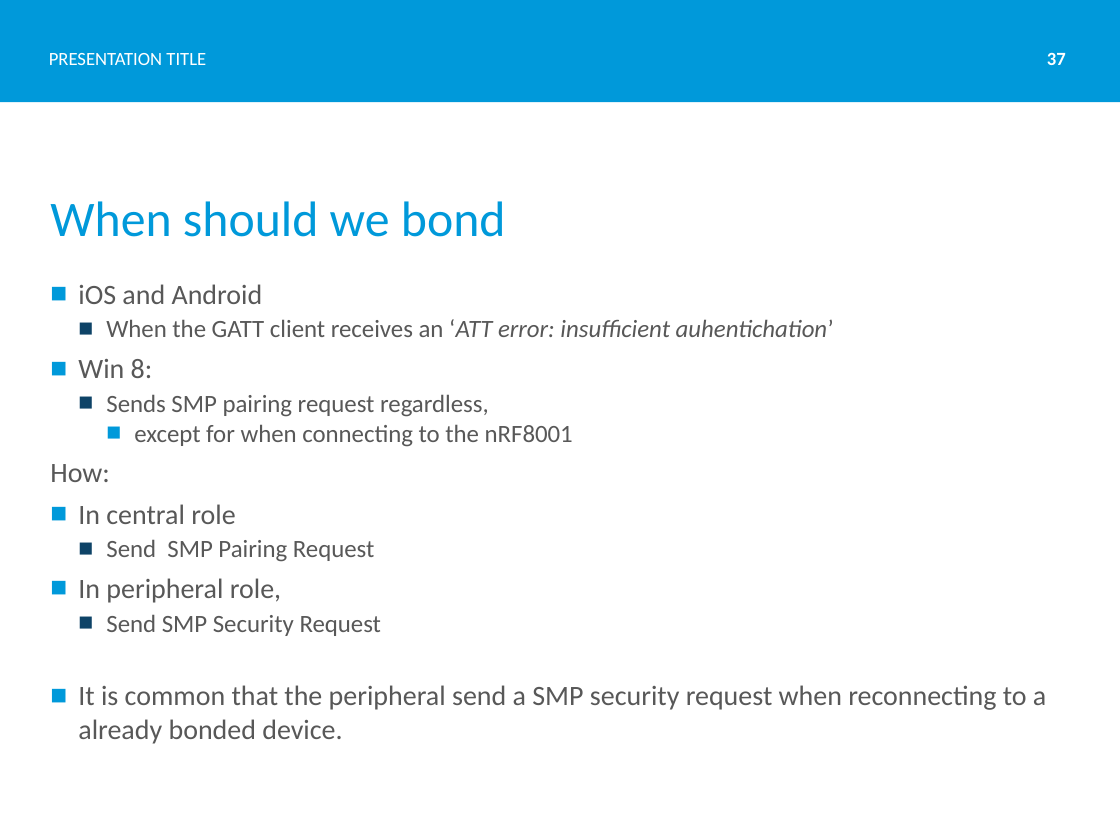
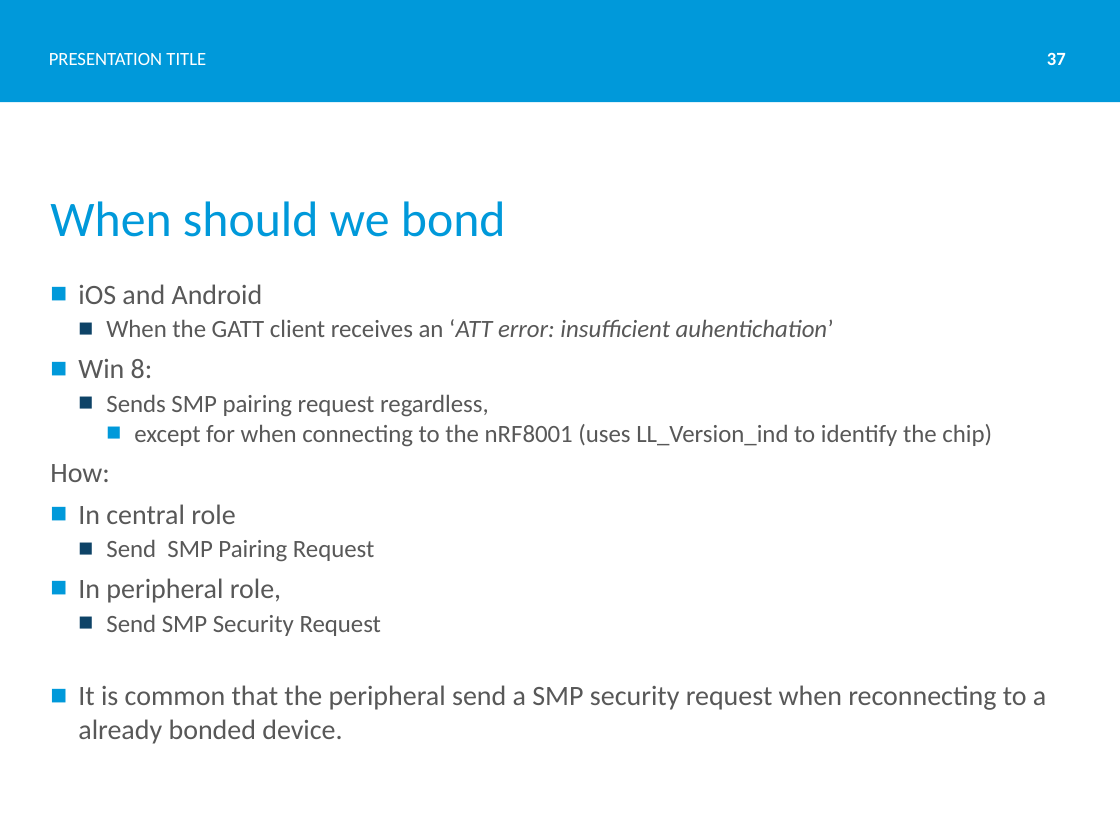
Before and after one commit to Skjerve/nRF51-S130-HK, a slide deck: slide 37 of S130 Introduction.pptx. Drawn at 1120x840 pixels with LibreOffice and Linux fonts; fonts in the diff are those of the drawing; background and template pictures are left out. Boxes give left, top, right and bottom in pixels: in the first picture for what was removed or moved away, otherwise in the second. Text is boxed around its words. In the diff, an @@ line names an element or a change of style, - is before the commit and + after.

```diff
--- a/S130 Introduction.pptx
+++ b/S130 Introduction.pptx
@@ text at (134,424,992,447): text changed @@
-    ■ except for when connecting to the nRF8001
+    ■ except for when connecting to the nRF8001 (uses LL_Version_ind to identify the chip)
```
Also in this commit, not shown: 1 other slide changed, 1 slide added, 1 other file.
